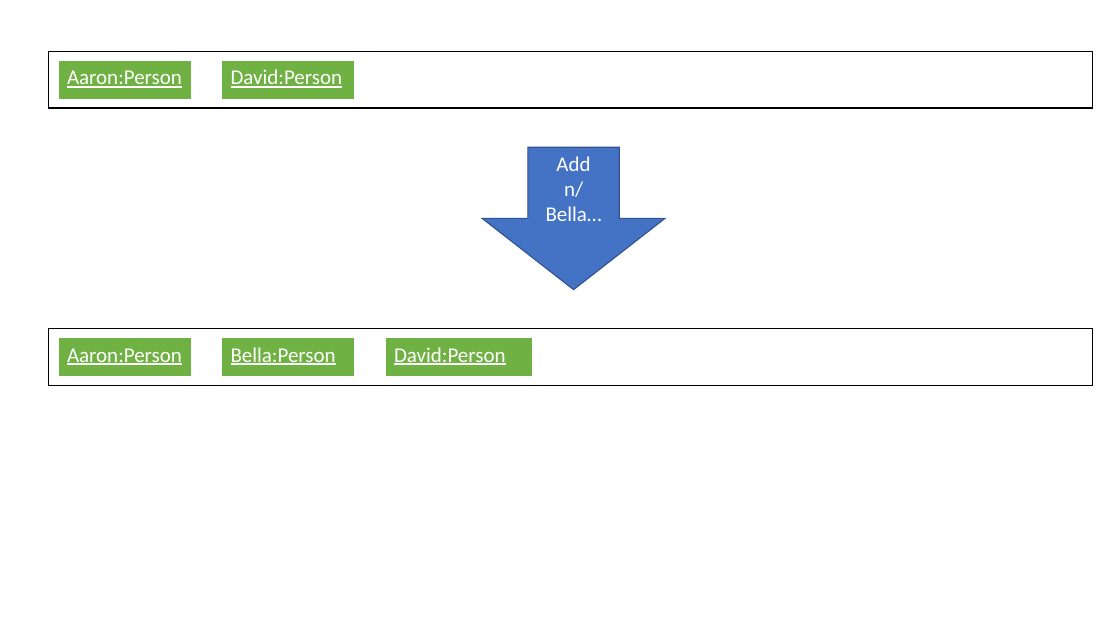
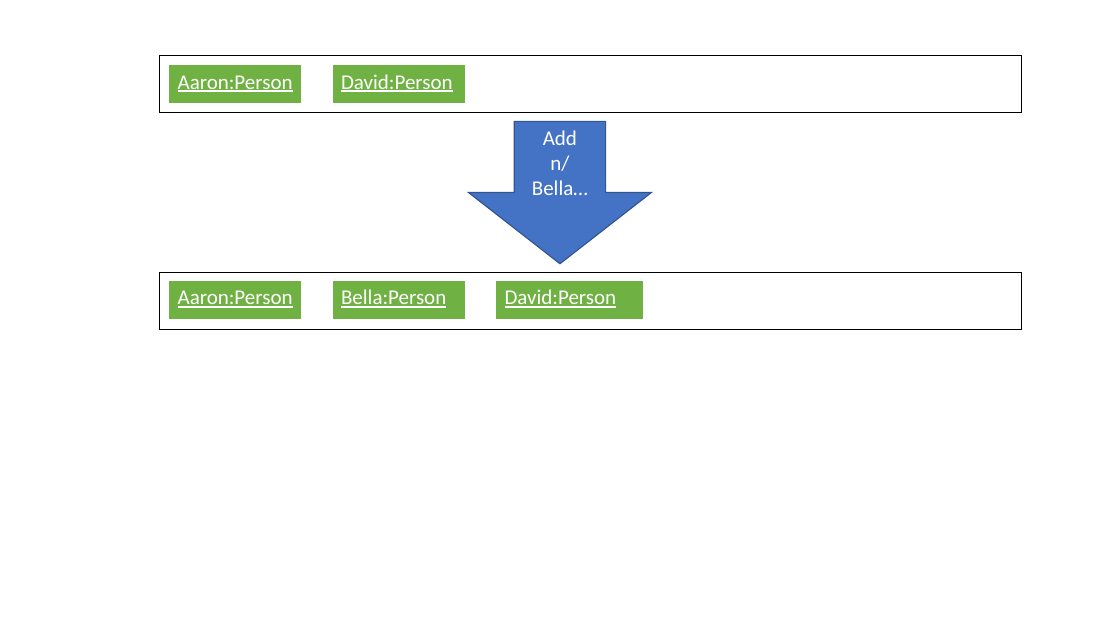
Before and after one commit to auskure/main, a slide deck: slide 1 of docs/diagrams/SortedListCommand3ListStateDiagram.pptx. Drawn at 1120x630 pixels with LibreOffice and Linux fonts; fonts in the diff are those of the drawing. Boxes give left, top, right and bottom in pixels: in the first picture for what was removed or moved away, otherwise in the second. Text is boxed around its words. In the diff, an @@ line names an element or a change of style, - is before the commit and + after.

```diff
--- a/docs/diagrams/SortedListCommand3ListStateDiagram.pptx
+++ b/docs/diagrams/SortedListCommand3ListStateDiagram.pptx
@@ rectangle: place and size @@
-rectangle at (49,51,1093,108)
+rectangle at (160,55,1023,113)
@@ table: place and size @@
-table at (59,60,191,99)
+table at (169,65,301,103)
@@ table: place and size @@
-table at (222,60,354,99)
+table at (333,65,465,103)
@@ down arrow "Add": place and size @@
-down arrow "Add" at (482,147,665,289)
+down arrow "Add" at (469,121,652,263)
@@ rectangle: place and size @@
-rectangle at (49,329,1093,386)
+rectangle at (160,273,1023,330)
@@ 3 tables: place and size @@
-3 tables at (59,338,532,376)
+3 tables at (169,281,643,319)
```
Also in this commit, not shown: 21 other files.
